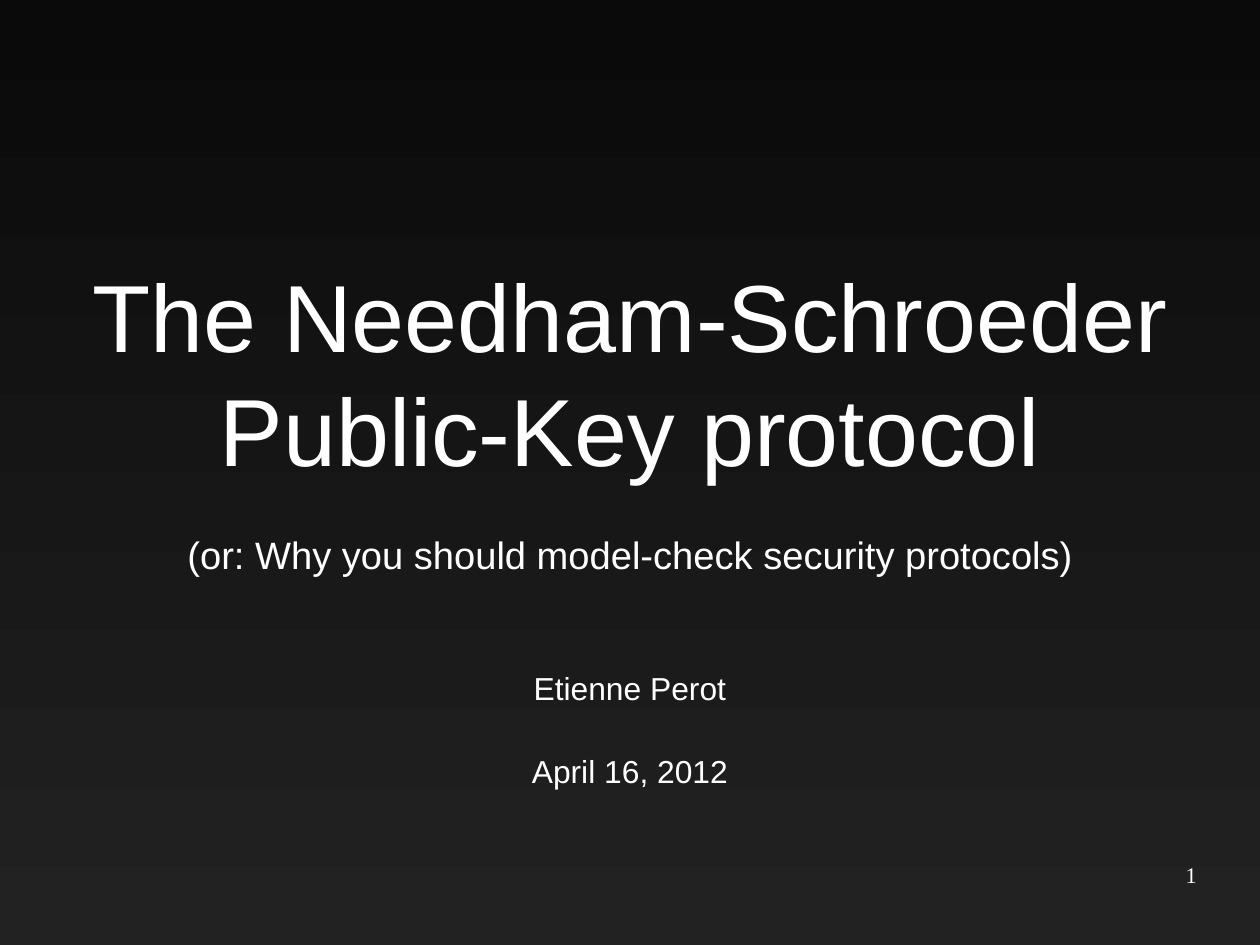
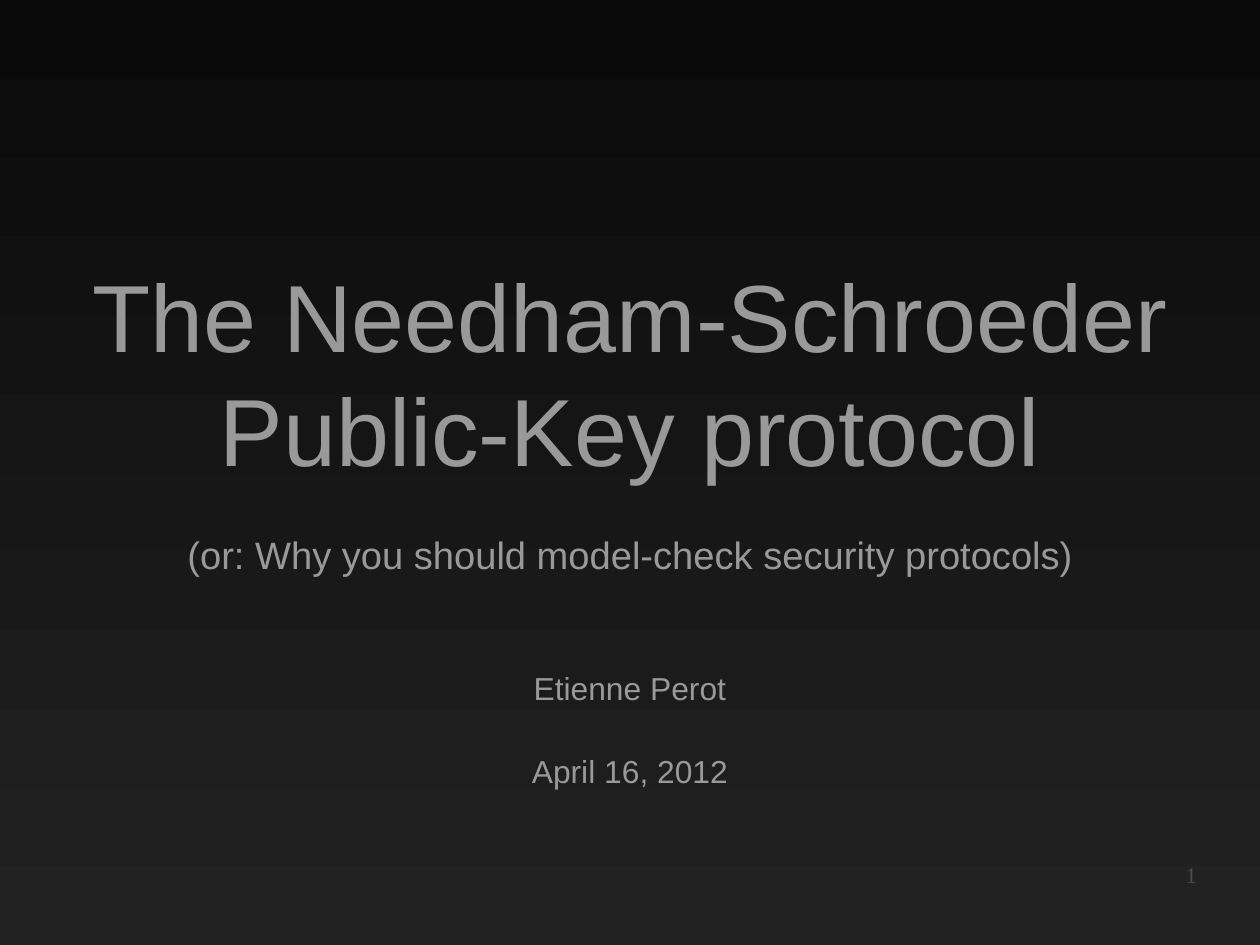
Before and after one commit to EtiennePerot/cs525p, a slide deck: slide 1 of Presentation.odp. Drawn at 1260x945 pixels with LibreOffice and Linux fonts; fonts in the diff are those of the drawing. Boxes give left, top, right and bottom in pixels: in the first picture for what was removed or moved away, otherwise in the second. Text is boxed around its words. In the diff, an @@ line names an element or a change of style, - is before the commit and + after.

```diff
--- a/Presentation.odp
+++ b/Presentation.odp
@@ subtitle "The Needham-Schroeder Public-Key protocol" at <box>93,283,1167,789</box>: text colour #FFFFFF to #999999 @@
@@ page number at <box>1186,869,1197,883</box>: text colour #FFFFFF to #4C4C4C @@
```
Also in this commit, not shown: 19 other slides changed, 10 slides added.
